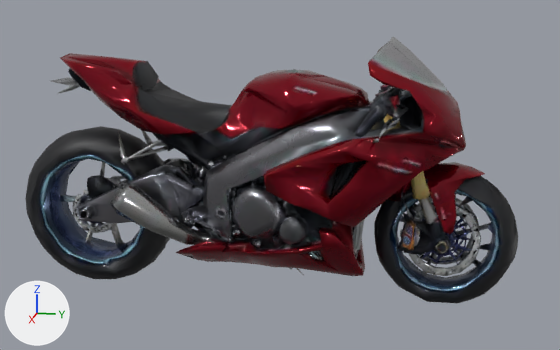
A saved change to the glTF model static/dist/models/au_city/au_veh_moto_akira.glb.
Before and after are seen from a 50 mm lens placed at (1.43, 0.326, 0.343), pointed at (-0.001, 0.04, -0.015). Arrows for +X, +Y and +Z are at lower left; the lights stay in place. The first picture is the older version. Where no turn or scale is listed for an object, it has been applied to the vertices. Vertices at exactly the same position are counted once.

Objects in the first picture: 'tripo_node_01c2f821-08e9-4014-8d5e-9752aa049909'.
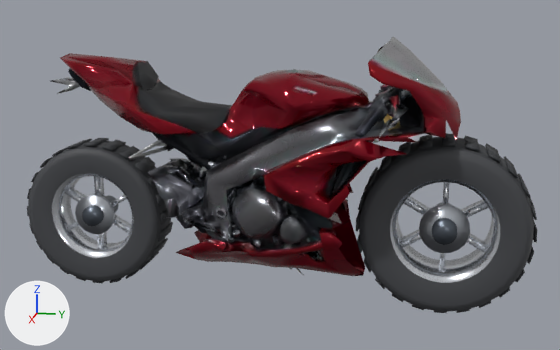
Where the newer file only moved an object's origin or applied its transform, the numbers keep the older frame.

Pixel boxes [x1, y1, x2, y2] of what changed, in the pictures (560 x 350 px):
'tripo_node_01c2f821-08e9-4014-8d5e-9752aa049909', reshaped (17% narrower, 10% shorter): before [25, 37, 518, 303]; after [51, 37, 462, 276]
'Wheel_R', added: after [356, 133, 537, 313]
    faces in mat_pbr_tiresidewall (dark grey #424448): [359, 149, 533, 311]
    faces in mat_pbr_alloyrim (white #e2e6ec): [390, 179, 500, 283]
    faces in mat_pbr_tirerubber (dark grey #37393d): [356, 133, 537, 313]
    faces in mat_pbr_brakerotor (light grey #bcc0c8): [419, 204, 470, 253]
    faces in mat_pbr_darkbarrel (grey #616973): [432, 202, 458, 245]
'Wheel_F', added: after [27, 138, 173, 283]
    faces in mat_pbr_tiresidewall (dark grey #424448): [28, 149, 158, 281]
    faces in mat_pbr_alloyrim (white #e2e6ec): [52, 173, 134, 258]
    faces in mat_pbr_tirerubber (dark grey #37393d): [27, 138, 173, 283]
    faces in mat_pbr_brakerotor (light grey #bcc0c8): [75, 194, 115, 234]
    faces in mat_pbr_darkbarrel (grey #616973): [82, 195, 119, 226]
part 1 of me_tripo_mesh_01c2f821_08e9_4014_8d5e_9752aa049909, deleted: before [329, 122, 518, 303]
part 2 of me_tripo_mesh_01c2f821_08e9_4014_8d5e_9752aa049909, deleted: before [25, 126, 212, 279]

What changed in the scene script:
```text
Add mat_pbr_tirerubber:
    mat_pbr_tirerubber = principled_material('PBR_TireRubber')
    mat_pbr_tirerubber.base_color = (0.038, 0.041, 0.046)  # dark grey #37393d
    mat_pbr_tirerubber.roughness = 0.76
Add mat_pbr_darkbarrel:
    mat_pbr_darkbarrel = principled_material('PBR_DarkBarrel')
    mat_pbr_darkbarrel.base_color = (0.12, 0.14, 0.17)  # grey #616973
    mat_pbr_darkbarrel.metallic = 0.78
    mat_pbr_darkbarrel.roughness = 0.35
Add mat_pbr_alloyrim:
    mat_pbr_alloyrim = principled_material('PBR_AlloyRim')
    mat_pbr_alloyrim.base_color = (0.76, 0.79, 0.84)  # white #e2e6ec
    mat_pbr_alloyrim.metallic = 0.92
    mat_pbr_alloyrim.roughness = 0.2
Add mat_pbr_tiresidewall:
    mat_pbr_tiresidewall = principled_material('PBR_TireSidewall')
    mat_pbr_tiresidewall.base_color = (0.055, 0.058, 0.065)  # dark grey #424448
    mat_pbr_tiresidewall.roughness = 0.62
Add mat_pbr_brakerotor:
    mat_pbr_brakerotor = principled_material('PBR_BrakeRotor')
    mat_pbr_brakerotor.base_color = (0.5, 0.53, 0.58)  # light grey #bcc0c8
    mat_pbr_brakerotor.metallic = 0.88
    mat_pbr_brakerotor.roughness = 0.32
Change me_tripo_mesh_01c2f821_08e9_4014_8d5e_9752aa049909:
    used by ob_tripo_node_01c2f821_08e9_4014_8d5e_9752aa049909; location = (0.001, 0.0, 0.0)
    remove me_tripo_mesh_01c2f821_08e9_4014_8d5e_9752aa049909.from_pydata(...)  # 4674 vertices, 10608 faces; spans x -0.19..0.19, y -0.49..0.49, z -0.251..0.251
    add me_tripo_mesh_01c2f821_08e9_4014_8d5e_9752aa049909.from_pydata(...)  # 2019 vertices, 4177 faces; spans x -0.19..0.19, y -0.42..0.379, z -0.221..0.251
    me_tripo_mesh_01c2f821_08e9_4014_8d5e_9752aa049909 part 1: 1579 vertices removed from x -0.134..0.135, y 0.158..0.49, z -0.251..0.094
    me_tripo_mesh_01c2f821_08e9_4014_8d5e_9752aa049909 part 2: 1076 vertices removed from x -0.083..0.145, y -0.49..-0.088, z -0.251..0.073
Add me_wheel_f_mesh:
    me_wheel_f_mesh.from_pydata(...)  # 764 vertices, 1264 faces; spans x -0.047..0.047, y -0.145..0.145, z -0.145..0.145
    # faces by material slot: [576, 288, 264, 60, 76]
    me_wheel_f_mesh.materials.append(mat_pbr_tirerubber)  # dark grey #37393d
    me_wheel_f_mesh.materials.append(mat_pbr_tiresidewall)  # dark grey #424448
    me_wheel_f_mesh.materials.append(mat_pbr_alloyrim)  # white #e2e6ec
    me_wheel_f_mesh.materials.append(mat_pbr_darkbarrel)  # grey #616973
    me_wheel_f_mesh.materials.append(mat_pbr_brakerotor)  # light grey #bcc0c8
Add me_wheel_r_mesh:
    me_wheel_r_mesh.from_pydata(...)  # 764 vertices, 1264 faces; spans x -0.066..0.066, y -0.161..0.161, z -0.161..0.161
    # faces by material slot: [576, 288, 264, 60, 76]
    me_wheel_r_mesh.materials.append(mat_pbr_tirerubber)  # dark grey #37393d
    me_wheel_r_mesh.materials.append(mat_pbr_tiresidewall)  # dark grey #424448
    me_wheel_r_mesh.materials.append(mat_pbr_alloyrim)  # white #e2e6ec
    me_wheel_r_mesh.materials.append(mat_pbr_darkbarrel)  # grey #616973
    me_wheel_r_mesh.materials.append(mat_pbr_brakerotor)  # light grey #bcc0c8
Add ob_wheel_f:
    ob_wheel_f = bpy.data.objects.new('Wheel_F', me_wheel_f_mesh)
    ob_wheel_f.location = (0.0, -0.335, -0.107)
Add ob_wheel_r:
    ob_wheel_r = bpy.data.objects.new('Wheel_R', me_wheel_r_mesh)
    ob_wheel_r.location = (0.0, 0.355, -0.091)
```
